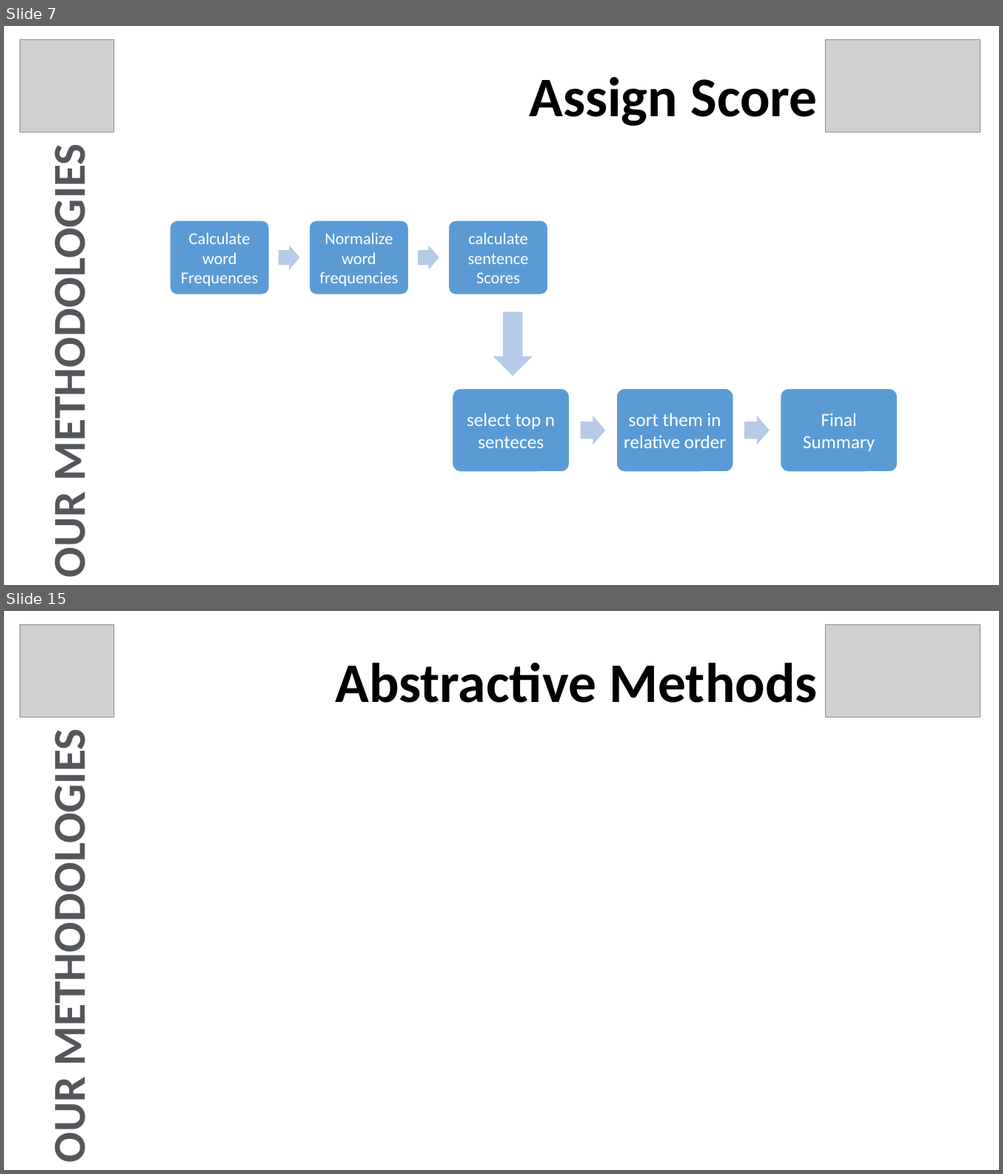
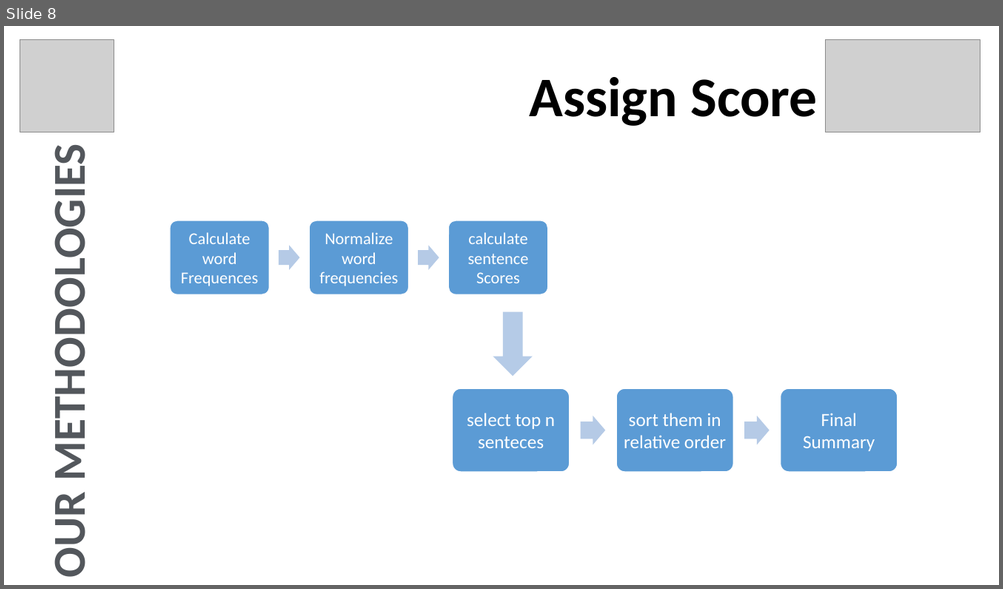
Before and after one commit to bhakon/Akshar, a slide deck: Documents/Presentaion/Project_Akshar_Presentation.pptx. Shown one above the other, each under a label of ours: slides 7 and 15 before the commit, slide 8 after it; the slides between them are not shown. The pictures are 1003x1174 and 1003x589 pixels, drawn with LibreOffice and Linux fonts; fonts in the diff are those of the drawing; grey boxes stand for pictures. Boxes give left, top, right and bottom in pixels: in the first picture for what was removed or moved away, otherwise in the second. Text is boxed around its words. In the diff, an @@ line names an element or a change of style, - is before the commit and + after.

```diff
--- a/Documents/Presentaion/Project_Akshar_Presentation.pptx
+++ b/Documents/Presentaion/Project_Akshar_Presentation.pptx
@@ slide 15 removed at [4, 611, 999, 1170], background #FFFFFF @@
@@ picture removed at [20, 625, 114, 718] @@
@@ picture removed at [825, 625, 980, 718] @@
@@ text removed at [335, 663, 817, 703] @@
-Abstractive Methods
@@ text removed at [42, 762, 97, 1162] @@
-OUR METHODOLOGIES
@@ what was slide 7 is now slide 8 @@
```
Also in this commit, not shown: 7 slides changed, 5 slides added, 8 other slides removed, 24 other files.
